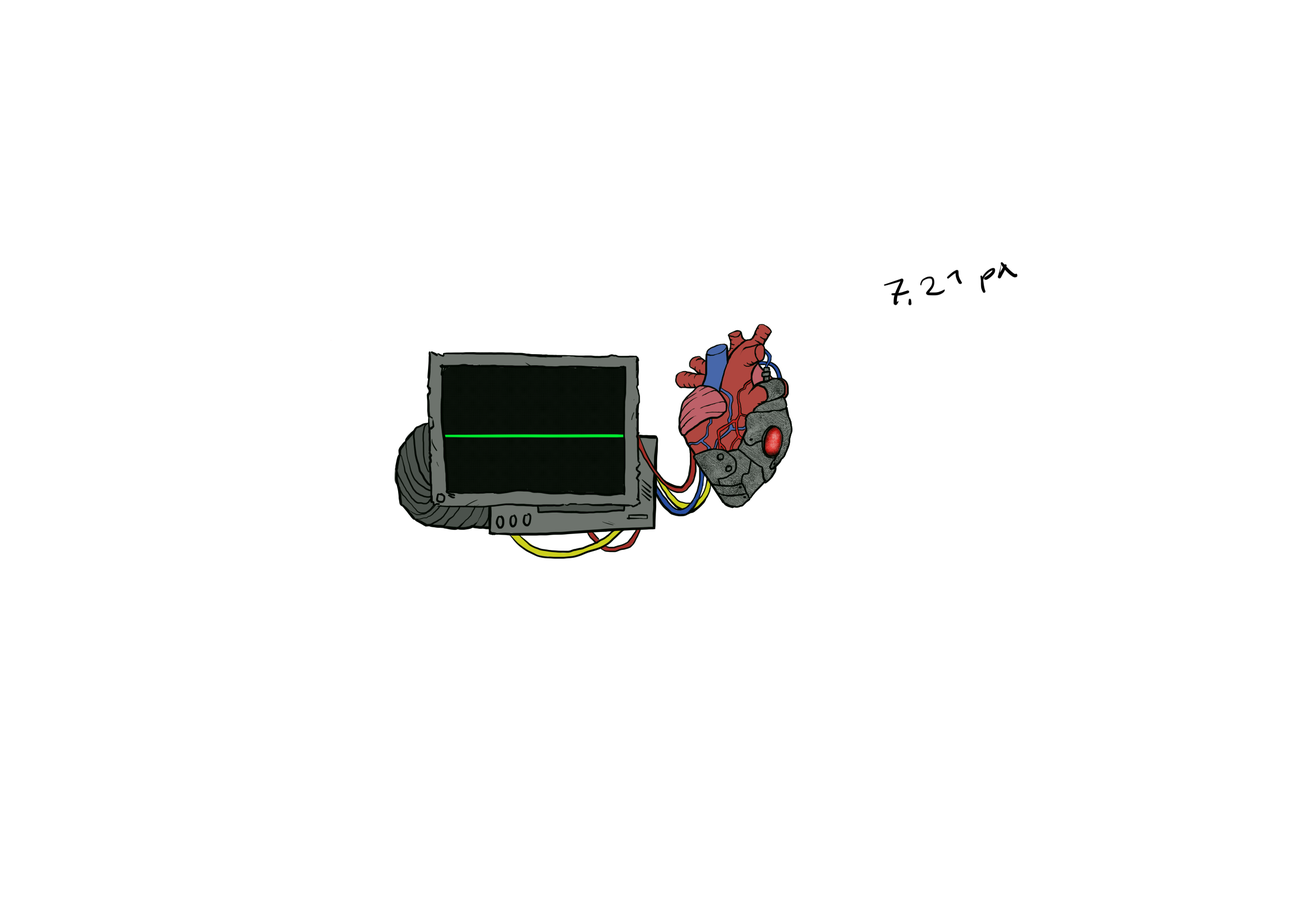
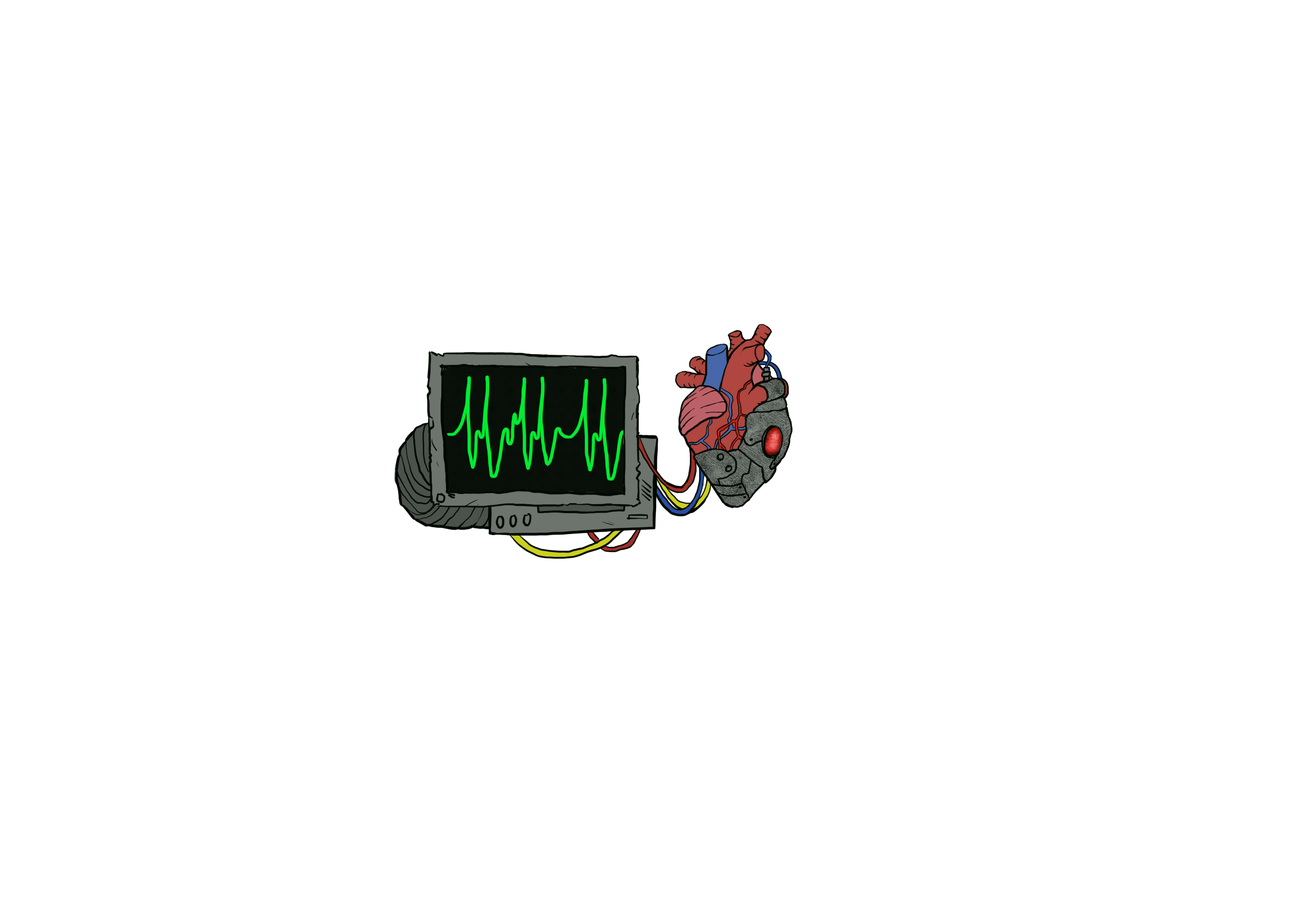
Layers edited between the first and the second 1304x923 image:
removed group "Clipping Group 20" (13 layers) over [441, 261, 1019, 481]
added group "Clipping Group 22" with 17 layers above "Paint Layer 17" over [441, 261, 1019, 481]
moved "Mask Layer" (2nd of 3, in "Clipping Group 22") into group "Clipping Group 22" over [441, 261, 1019, 481]
moved "Group 19" into group "Clipping Group 22" over [441, 261, 1019, 481]
added layer "Mask Layer" (3rd of 3, in "Clipping Group 22" › "Group 19") in group "Group 19" over [441, 375, 640, 481]
added layer "Paint Layer 23" (2%) in group "Group 19" over [441, 375, 640, 481]
hid "Paint Layer 15" over [441, 403, 631, 472]
hid "Paint Layer 17" over [884, 261, 1019, 306]
